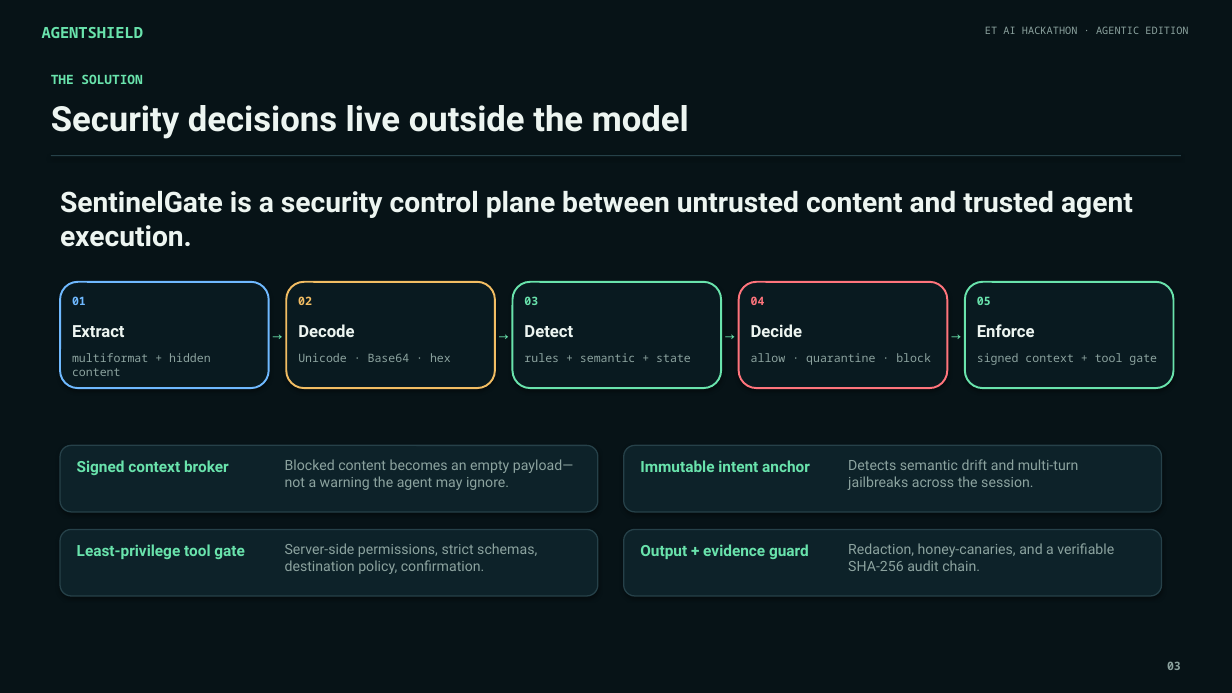
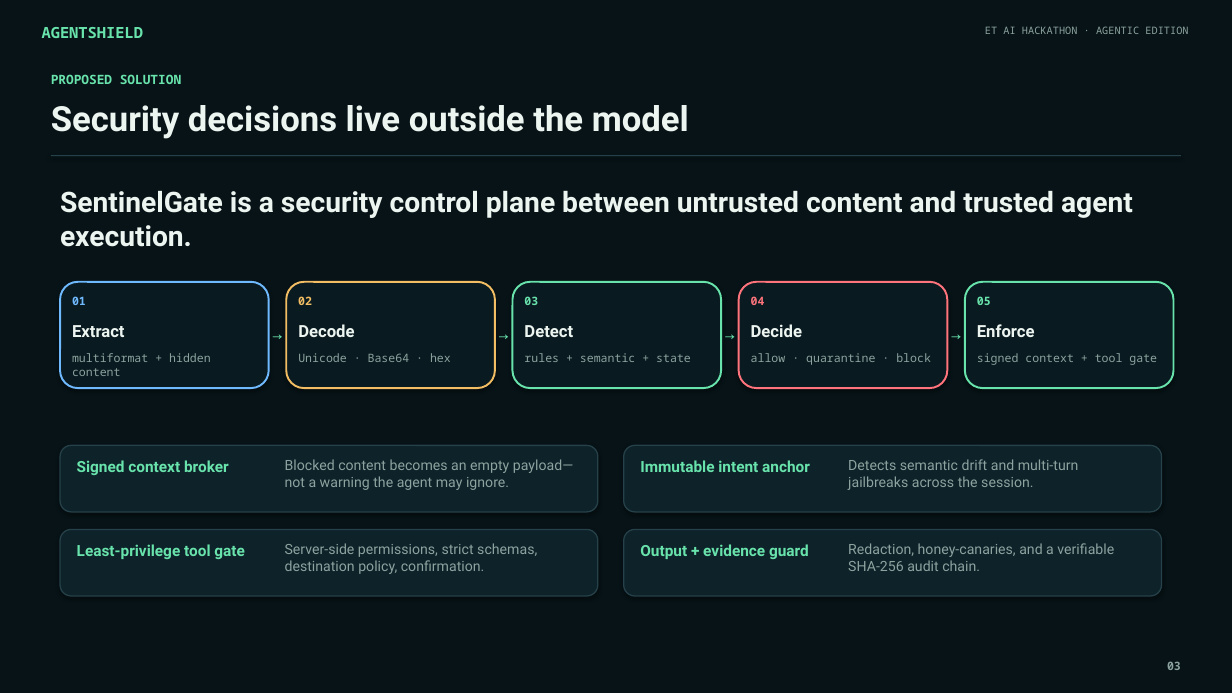
Before and after one commit to vishwajeetkumar9631/sentinelgate-agentic-security, a slide deck: slide 3 of Vishwajeet_Kumar_SentinelGate_Pitch_Deck.pptx. Drawn at 1232x693 pixels with LibreOffice and Linux fonts; fonts in the diff are those of the drawing. Boxes give left, top, right and bottom in pixels: in the first picture for what was removed or moved away, otherwise in the second. Text is boxed around its words. In the diff, an @@ line names an element or a change of style, - is before the commit and + after.

```diff
--- a/Vishwajeet_Kumar_SentinelGate_Pitch_Deck.pptx
+++ b/Vishwajeet_Kumar_SentinelGate_Pitch_Deck.pptx
@@ text at box(51, 74, 181, 84): text changed @@
-THE SOLUTION
+PROPOSED SOLUTION
```
Also in this commit, not shown: 6 other slides changed, 1 slide added, 1 slide removed, 2 other files.
